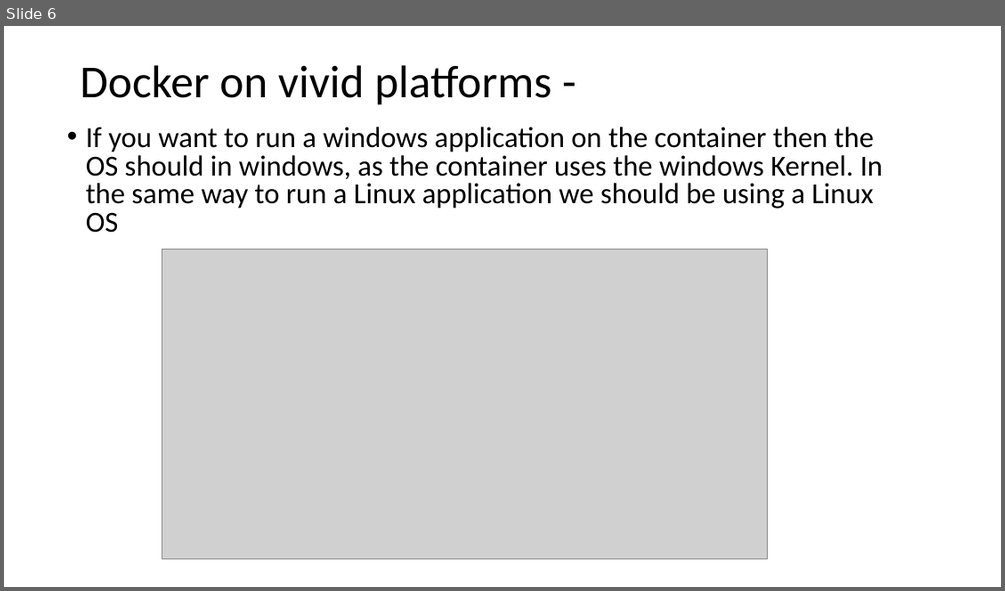
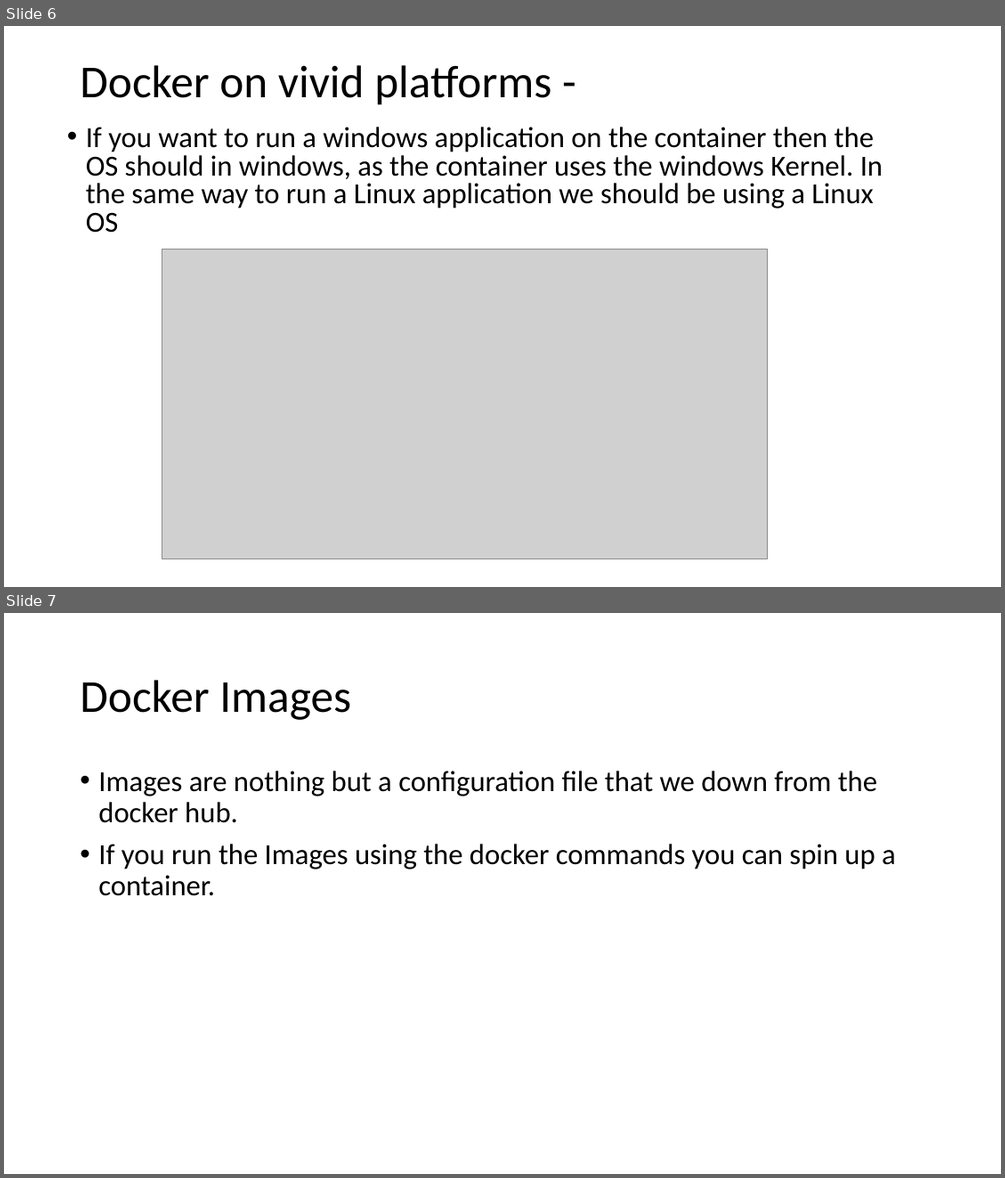
Before and after one commit to Ritesh007/Documents, a slide deck: Docker/docker.pptx. Shown one above the other, each under a label of ours: slide 6 before the commit, slides 6 and 7 after it. The pictures are 1005x591 and 1005x1178 pixels, drawn with LibreOffice and Linux fonts; fonts in the diff are those of the drawing; grey boxes stand for pictures. Boxes give left, top, right and bottom in pixels: in the first picture for what was removed or moved away, otherwise in the second. Text is boxed around its words. In the diff, an @@ line names an element or a change of style, - is before the commit and + after.

Commit message:
Docker ppt updated..

```diff
--- a/Docker/docker.pptx
+++ b/Docker/docker.pptx
@@ slide 7 added at box(4, 613, 1001, 1174), background #FFFFFF @@
@@ title added at box(80, 680, 351, 720), 44 pt, text #000000 @@
+Docker Images
@@ text added at box(98, 771, 896, 896), 28 pt, text #000000 @@
+• Images are nothing but a configuration file that we down from the docker hub.
+• If you run the Images using the docker commands you can spin up a container.
```
Also in this commit, not shown: 15 other slides added.
